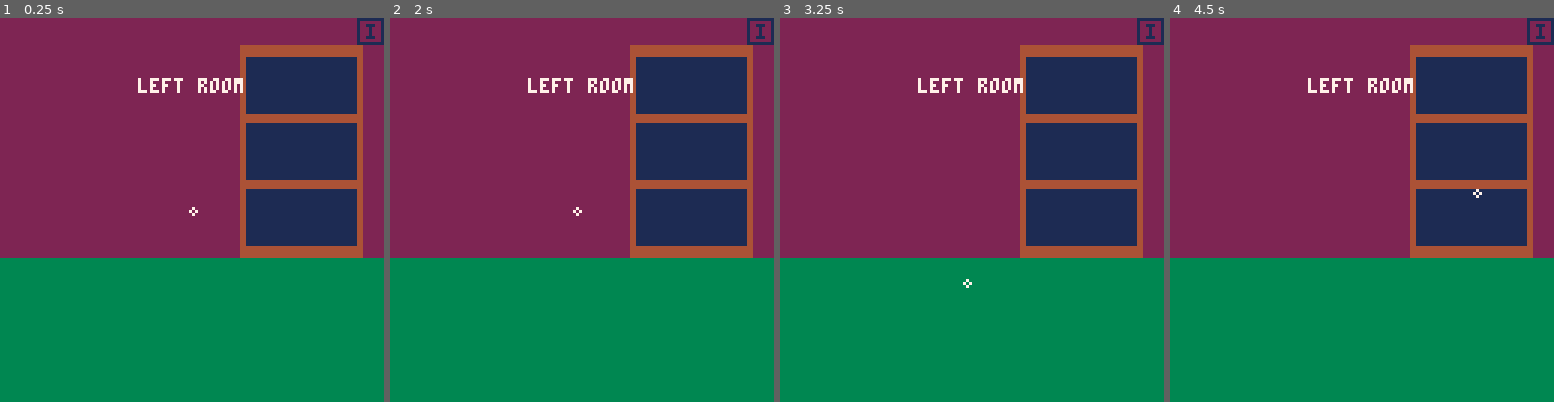
Above: before the commit, frames 1-4 (left to right).
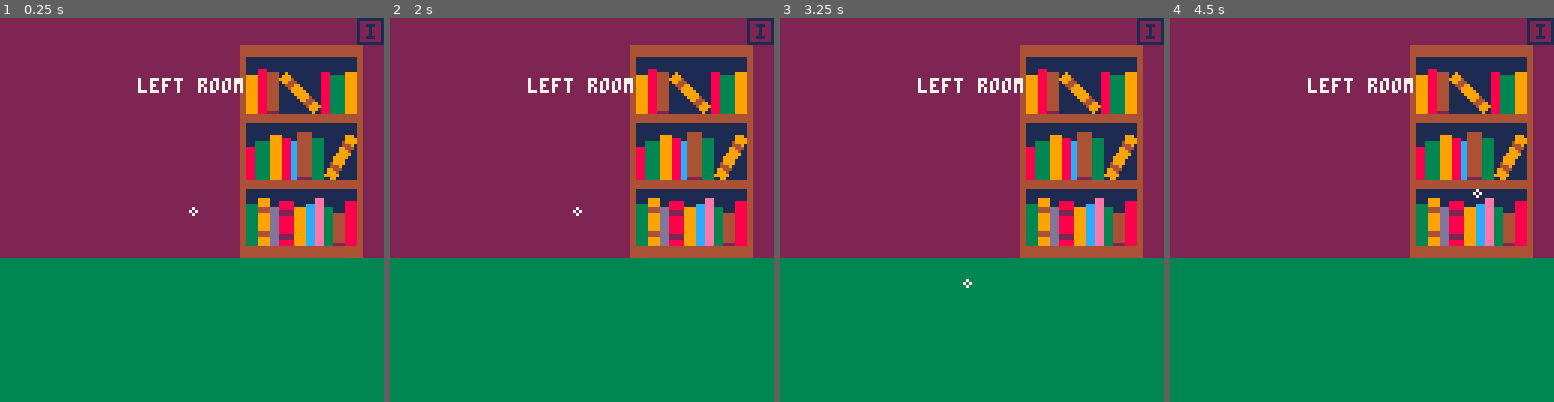
Above: after the commit, the same moments.

Repository: LuosRestil/pico8
Game: PICO-8 cartridge room/room.p8
The game is run twice, just before and just after one commit, with the same random seed, the same clock (stepped at 60 frames per second) and the same inputs.
Inputs:
- Up to frame 1 (0.25 s): no input
- Up to frame 2 (2 s): tap O (Z key) at 0.33, 0.7, 1.43 s; tap X (X key) at 1.07 s; hold Left from 1.97 s (still down)
- Up to frame 3 (3.25 s): tap X (X key) every 0.33 s from 2.07 to 3.07 s; tap O (Z key) at 2.22, 3.1 s; release Left at 2.37 s; hold Down 2.42-2.82 s; hold Right from 2.87 s (still down)
- Up to frame 4 (4.5 s): tap X (X key) every 0.33 s from 3.4 to 4.4 s; release Right at 3.53 s; hold Up 3.58-4.08 s; tap O (Z key) at 3.98 s; hold Right from 4.13 s (still down)

The runs differ from the first frame. In frame 1, 8.1% of the frame differs, in the area x 64-93%, y 13-60%; in frame 2, 8.1%; in frame 3, 8.1%; in frame 4, 8.1%.

Commit message:
img encoding

Diff:
--- a/room/room.p8
+++ b/room/room.p8
@@ -404,7 +404,7 @@
 						self.x,self.y)
 				end,
 				activate=function(self)
-					activate_screw(screw)
+					activate_screw(self)
 				end
 			},
 			{
@@ -600,14 +600,108 @@
 	local sh=18
 	local x=80
 	local y=flry-h
+	--frame
 	rectfill(x,y,x+w,y+h,
 		clrs.brown)
+	--shelves
 	for i=0,2 do
-		rectfill(x+2,y+4+i*(sh+4),
-			x+w-2,y+4+sh+i*(sh+4),
-			clrs.navy)
-	end
-end
+		--shelf hole
+		local sxleft=x+2
+		local sytop=y+4+i*(sh+4)
+		local sxright=x+w-2
+		local sybot=sytop+sh
+		rectfill(sxleft,sytop,
+			sxright,sybot,clrs.navy)
+		--books
+		draw_books(sxleft,sytop,
+			sxright,sybot,i)
+	end
+end
+
+function draw_books
+(
+	sxleft,sytop,sxright,sybot,i
+)
+	if i==0 then
+		--top
+		rectfill(sxleft,sybot-12,
+			sxleft+3,sybot,
+			clrs.orange)
+		rectfill(sxleft+4,sybot-14,
+			sxleft+6,sybot,
+			clrs.red)
+		rectfill(sxleft+7,sybot-13,
+			sxleft+10,sybot,
+			clrs.brown)
+		line(sxleft+7,sybot,
+			sxleft+10,sybot,clrs.purple)
+		rspr(8,sxleft+15,sybot-16,
+			-45,1,2)
+		rectfill(sxleft+25,sybot-13,
+			sxleft+27,sybot,clrs.red)
+		rectfill(sxleft+28,sybot-12,
+			sxleft+32,sybot,clrs.green)
+		rectfill(sxleft+33,sybot-13,
+			sxleft+36,sybot,clrs.orange)
+	elseif i==1 then
+		--middle
+		rectfill(sxleft,sybot-10,
+			sxleft+2,sybot,
+			clrs.red)
+		rectfill(sxleft+3,sybot-12,
+			sxleft+7,sybot,
+			clrs.green)
+		rectfill(sxleft+8,sybot-14,
+			sxleft+11,sybot,
+			clrs.orange)
+		rectfill(sxleft+12,sybot-13,
+			sxleft+14,sybot,
+			clrs.red)
+		rectfill(sxleft+15,sybot-12,
+			sxleft+16,sybot,
+			clrs.blue)
+		rectfill(sxleft+17,sybot-15,
+			sxleft+21,sybot,clrs.brown)
+		line(sxleft+17,sybot,
+			sxleft+21,sybot,clrs.purple)
+		rectfill(sxleft+22,sybot-13,
+			sxleft+25,sybot,clrs.green)
+		rspr(8,sxleft+29,sybot-14,
+			30,1,2)
+	else
+		--bottom
+		rectfill(sxleft,sybot-13,
+			sxleft+3,sybot,clrs.green)
+		spr(8,sxleft+4,sybot-15,1,2)
+		rectfill(sxleft+8,sybot-12,
+			sxleft+10,sybot,
+			clrs.lavender)
+		rectfill(sxleft+11,sybot-14,
+			sxleft+15,sybot,clrs.red)
+		rectfill(sxleft+11,sybot-11,
+			sxleft+15,sybot-10,
+			clrs.purple)
+		rectfill(sxleft+11,sybot-3,
+			sxleft+15,sybot-2,
+			clrs.purple)
+		rectfill(sxleft+16,sybot-12,
+			sxleft+19,sybot,clrs.orange)
+		rectfill(sxleft+20,sybot-13,
+			sxleft+22,sybot,clrs.blue)
+		rectfill(sxleft+23,sybot-15,
+			sxleft+25,sybot,clrs.pink)
+		rectfill(sxleft+26,sybot-12,
+			sxleft+28,sybot,clrs.green)
+		rectfill(sxleft+29,sybot-10,
+			sxleft+32,sybot,clrs.brown)
+		line(sxleft+29,sybot,
+			sxleft+32,sybot,clrs.purple)
+		rectfill(sxleft+33,sybot-14,
+			sxleft+36,sybot,clrs.red)
+	end
+end
+
+
 -->8
 
 -->8
@@ -796,6 +890,36 @@
 	end
 	return true
 end
+
+function rspr(s,x,y,a,w,h)
+	local sx=(s%16)*8
+	local sy=(s\16)*8
+ local sw=(w or 1)*8
+ local sh=(h or 1)*8
+ local x0=flr(0.5*sw)
+ local y0=flr(0.5*sh)
+ local a=a/360
+ local sa=sin(a)
+ local ca=cos(a)
+ for ix=sw*-1,sw+4 do
+  for iy=sh*-1,sh+4 do
+   local dx=ix-x0
+   local dy=iy-y0
+   local xx=flr(dx*ca-dy*sa+x0)
+   local yy=flr(dx*sa+dy*ca+y0)
+   if
+   	(xx>=0 and
+   	xx<sw and
+   	yy>=0 and
+   	yy<=sh-1) and
+   	sget(sx+xx,sy+yy)~=0
+   then
+    pset(x+ix,y+iy,
+    	sget(sx+xx,sy+yy))
+   end
+  end
+ end
+end
 -->8
 --clrs
 clrs={
@@ -829,24 +953,28 @@
 	are on, or you have to find
 	the missing hat and put it
 	on the dummy to advance
+*drawing getting too expensive,
+	going to have to store
+	drawing instructions as
+	strings and write a parser
 ]]
 __gfx__
-00000000007000000777700060000000000000000aaaa00055555555555555550000000000000000000000000000000000000000000000000000000000000000
-0000000007a70000744447706600000000000000099990005dddddddddddddd50000000000000000000000000000000000000000000000000000000000000000
-007007000073300077777707066000000f9ff9f09999a90056666666666666650000000000000000000000000000000000000000000000000000000000000000
-0007700000003000767777070069a000fff9ffff999a990055555555555555550000000000000000000000000000000000000000000000000000000000000000
-00077000000ccc007677770700999a00bbbbbbbb999999005dddddddddddddd50000000000000000000000000000000000000000000000000000000000000000
-007007000000c00076777770000499a0444444449999990056666666666666650000000000000000000000000000000000000000000000000000000000000000
-00000000000ccc007777770000004999ffffffff0999900055555555555555550000000000000000000000000000000000000000000000000000000000000000
-0000000000ccccc007777000000004900ffffff00aaaa0005dddddddddddddd50000000000000000000000000000000000000000000000000000000000000000
-07000700007777000000007700000000000000000a00a00056666666666666650000000000000000000000000000000000000000000000000000000000000000
-707007000777a7700077700700888600000000000a00a00055555555555555550000000000000000000000000000000000000000000000000000000000000000
-0707707707777a700000777708888660000ccc700aa0a0005dddddddddddddd50000000000000000000000000000000000000000000000000000000000000000
-0000070007777770077771718888888800ccccc70a00a00056666666666666650000000000000000000000000000000000000000000000000000000000000000
-0000070000777700777777e72888888f00ccccc70aaaa00055555555555555550000000000000000000000000000000000000000000000000000000000000000
-00000000000770007777777722228888cccccccc0aaaa0005dddddddddddddd50000000000000000000000000000000000000000000000000000000000000000
-00000000000660006777777005500550000000000000000056666666666666650000000000000000000000000000000000000000000000000000000000000000
-00000000000660000677777700000000000000000000000055555555555555550000000000000000000000000000000000000000000000000000000000000000
+00000000007000000777700060000000000000000aaaa00055555555555555559999000000000000000000000000000000000000000000000000000000000000
+0000000007a70000744447706600000000000000099990005dddddddddddddd59999000000000000000000000000000000000000000000000000000000000000
+007007000073300077777707066000000f9ff9f09999a90056666666666666659999000000000000000000000000000000000000000000000000000000000000
+0007700000003000767777070069a000fff9ffff999a990055555555555555554444000000000000000000000000000000000000000000000000000000000000
+00077000000ccc007677770700999a00bbbbbbbb999999005dddddddddddddd54444000000000000000000000000000000000000000000000000000000000000
+007007000000c00076777770000499a0444444449999990056666666666666659999000000000000000000000000000000000000000000000000000000000000
+00000000000ccc007777770000004999ffffffff0999900055555555555555559999000000000000000000000000000000000000000000000000000000000000
+0000000000ccccc007777000000004900ffffff00aaaa0005dddddddddddddd59999000000000000000000000000000000000000000000000000000000000000
+07000700007777000000007700000000000000000a00a00056666666666666659999000000000000000000000000000000000000000000000000000000000000
+707007000777a7700077700700888600000000000a00a00055555555555555559999000000000000000000000000000000000000000000000000000000000000
+0707707707777a700000777708888660000ccc700aa0a0005dddddddddddddd59999000000000000000000000000000000000000000000000000000000000000
+0000070007777770077771718888888800ccccc70a00a00056666666666666654444000000000000000000000000000000000000000000000000000000000000
+0000070000777700777777e72888888f00ccccc70aaaa00055555555555555554444000000000000000000000000000000000000000000000000000000000000
+00000000000770007777777722228888cccccccc0aaaa0005dddddddddddddd59999000000000000000000000000000000000000000000000000000000000000
+00000000000660006777777005500550000000000000000056666666666666659999000000000000000000000000000000000000000000000000000000000000
+00000000000660000677777700000000000000000000000055555555555555559999000000000000000000000000000000000000000000000000000000000000
 17000000000000710111111100000000000000000000000000000000000000000000000000000000000000000000000000000000000000000000000000000000
 16770000000077610166666700000000000000000000000000000000000000000000000000000000000000000000000000000000000000000000000000000000
 16667700007766610016667000000000000000000000000000000000000000000000000000000000000000000000000000000000000000000000000000000000
--- /dev/null
+++ b/sfx/sfx.p8
@@ -0,0 +1,11 @@
+pico-8 cartridge // http://www.pico-8.com
+version 42
+__gfx__
+00000000000000000000000000000000000000000000000000000000000000000000000000000000000000000000000000000000000000000000000000000000
+00000000000000000000000000000000000000000000000000000000000000000000000000000000000000000000000000000000000000000000000000000000
+00700700000000000000000000000000000000000000000000000000000000000000000000000000000000000000000000000000000000000000000000000000
+00077000000000000000000000000000000000000000000000000000000000000000000000000000000000000000000000000000000000000000000000000000
+00077000000000000000000000000000000000000000000000000000000000000000000000000000000000000000000000000000000000000000000000000000
+00700700000000000000000000000000000000000000000000000000000000000000000000000000000000000000000000000000000000000000000000000000
+
+
--- a/tetris/tetris.p8
+++ b/tetris/tetris.p8
@@ -48,6 +48,7 @@
 	score="0"
 	lines=0
 	reset_pal()
+	music(0)
 end
 
 function _update()
@@ -261,6 +262,9 @@
 
 	if trigger_game_over then
 		state="gameover"
+		trigger_game_over=false
+		sfx(5)
+		music(-1)
 	end
 end
 
Not shown, changed: the sound effects (__sfx__) section of sfx/sfx.p8
Not shown, changed: the music (__music__) section of tetris/tetris.p8
Not shown, changed: the sound effects (__sfx__) section of tetris/tetris.p8
Not shown, added: room/inv_close.wav
Not shown, added: room/inv_move.wav
Not shown, added: room/inv_open.wav
Not shown, added: room/inv_select.wav
Not shown, added: room/no.wav
Not shown, added: room/pickup.wav
